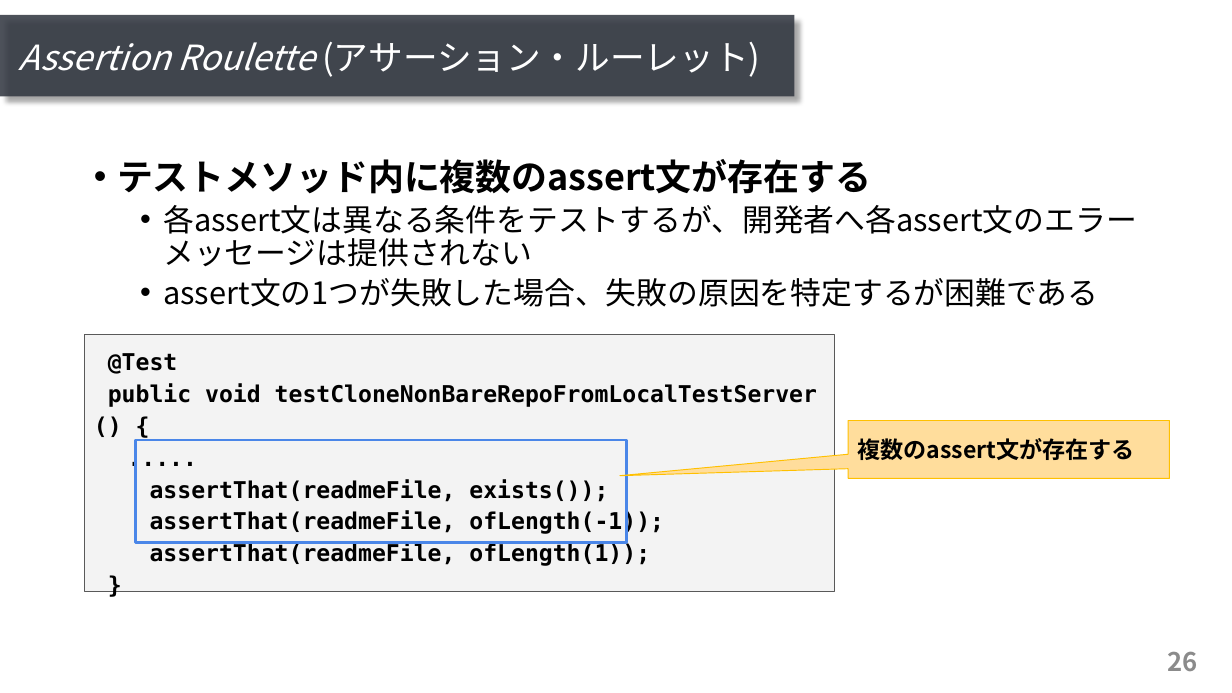
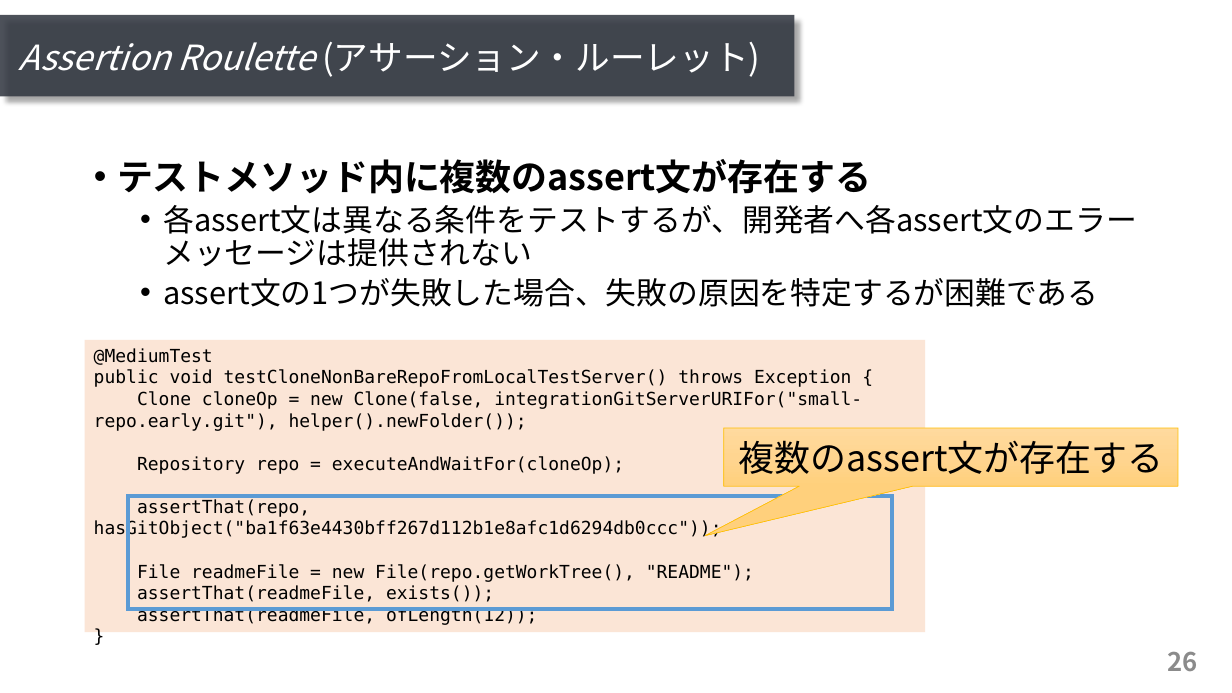
Before and after one commit to ryosuke-ku/mthesis2020-pre, a slide deck: slide 26 of presentation_kurachi.pptx. Drawn at 1232x693 pixels with LibreOffice and Linux fonts; fonts in the diff are those of the drawing. Boxes give left, top, right and bottom in pixels: in the first picture for what was removed or moved away, otherwise in the second. Text is boxed around its words. In the diff, an @@ line names an element or a change of style, - is before the commit and + after.

```diff
--- a/presentation_kurachi.pptx
+++ b/presentation_kurachi.pptx
@@ rectangle "@MediumTest": place and size @@
-rectangle "@MediumTest" at [85, 335, 835, 592]
+rectangle "@MediumTest" at [85, 340, 926, 632]
@@ rectangle "@MediumTest" at [85, 340, 926, 632]: fill #F3F3F3 to #FBE5D6; outline #595959 0.75 pt to none @@
@@ text in rectangle at [94, 348, 862, 582]: text changed; size 18 to 14 pt; bold off @@
-@Test
-public void testCloneNonBareRepoFromLocalTestServer () {
-.....
+@MediumTest
+public void testCloneNonBareRepoFromLocalTestServer() throws Exception {
+Clone cloneOp = new Clone(false, integrationGitServerURIFor("small-repo.early.git"), helper().newFolder());
+Repository repo = executeAndWaitFor(cloneOp);
+assertThat(repo, hasGitObject("ba1f63e4430bff267d112b1e8afc1d6294db0ccc"));
+File readmeFile = new File(repo.getWorkTree(), "README");
@@ rectangle removed at [136, 440, 628, 543] @@
@@ speech box "複数のassert文が存在する": place and size @@
-speech box "複数のassert文が存在する" at [848, 421, 1170, 479]
+speech box "複数のassert文が存在する" at [724, 428, 1178, 486]
@@ speech box "複数のassert文が存在する" at [724, 428, 1178, 486]: size 18 to 28 pt, bold off; alignment left to centre; rounded speech box to speech box; fill #FFDD9C to gradient #FFDB9E to #FFD590 to #FFD07C; outline #FFC000 0.75 pt to #FFC000 0.5 pt @@
@@ rectangle added at [128, 496, 893, 610], outline #5B9BD5 3 pt @@
@@ text in rectangle at [137, 585, 494, 602]: size 18 to 14 pt, bold off in "assertThat(readmeFile, exists());", "}"; line spacing 1.15 to 1 @@
@@ text in rectangle at [137, 607, 538, 625]: text changed; size 18 to 14 pt; bold off @@
-assertThat(readmeFile, ofLength(-1));
-assertThat(readmeFile, ofLength(1));
+assertThat(readmeFile, ofLength(12));
```
Also in this commit, not shown: 2 other slides changed, 1 slide added.
